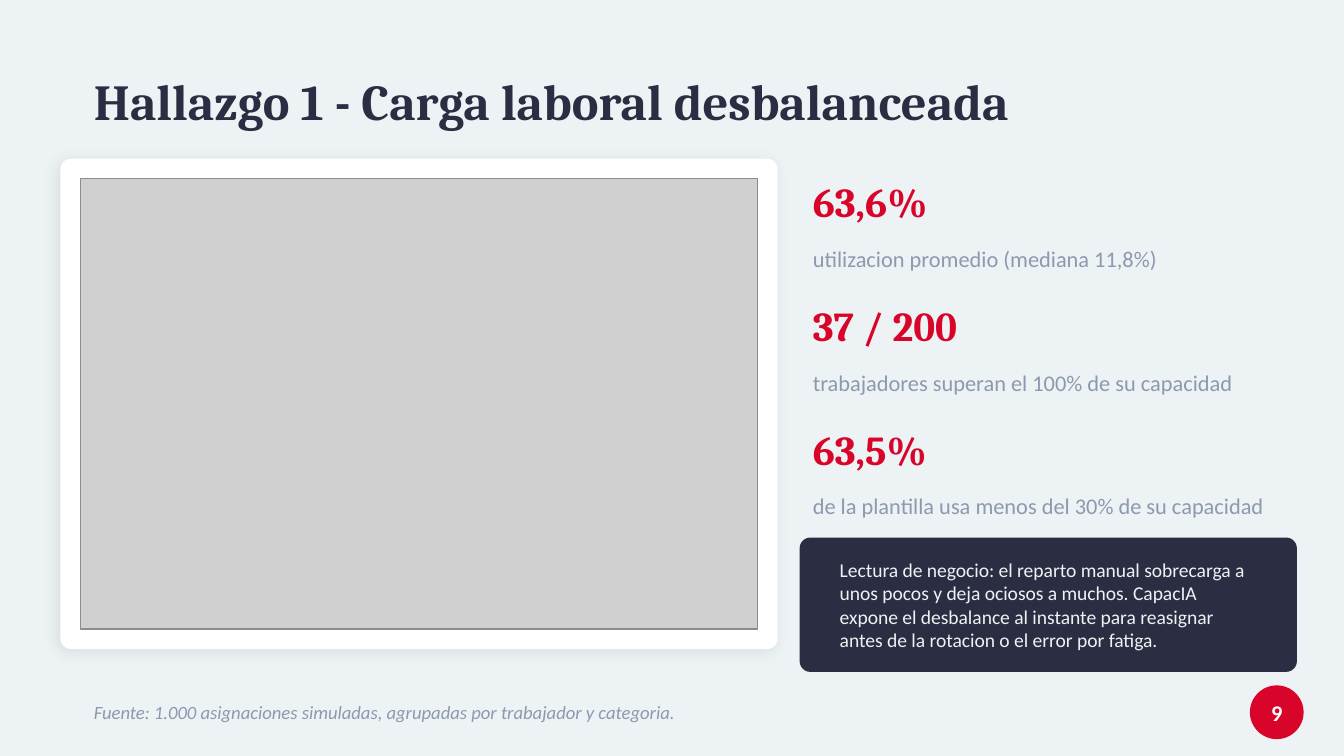
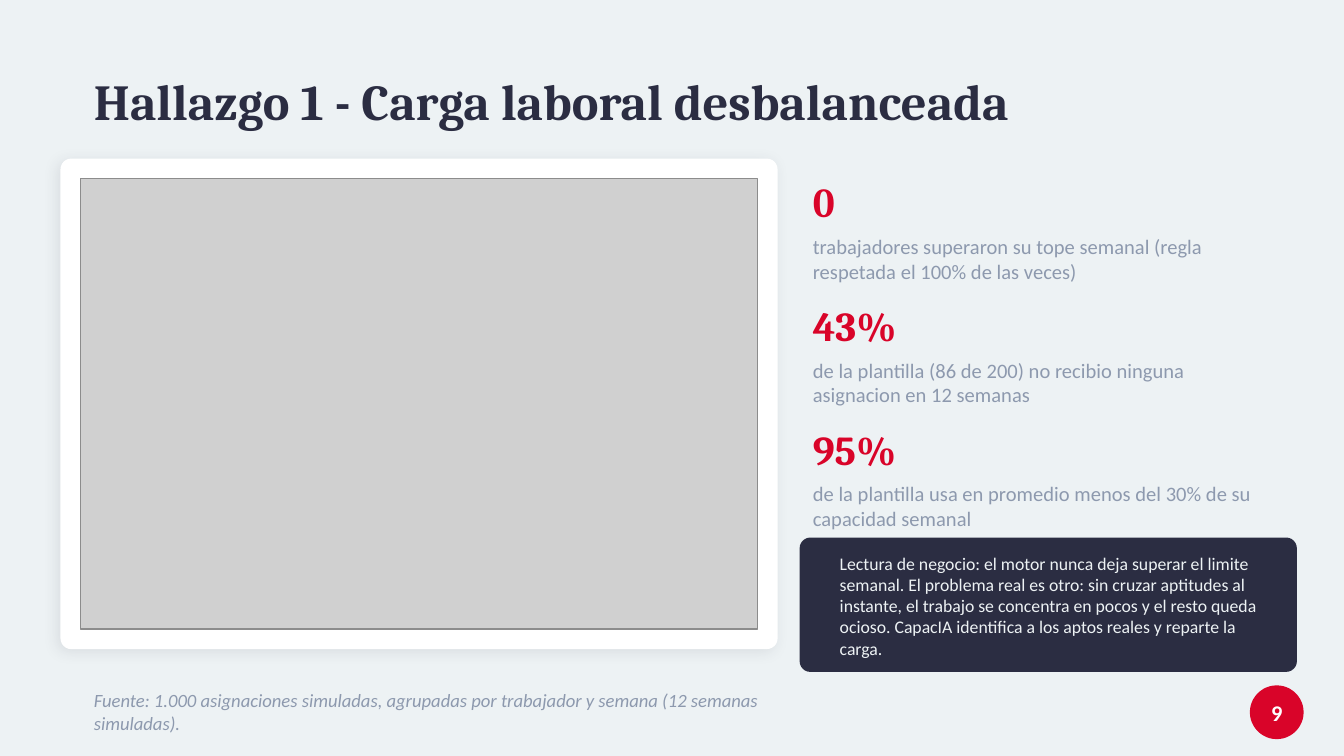
Before and after one commit to tomassalina/tp-gestion-capacidades-inteligente, a slide deck: slide 9 of analisis/presentacion_defensa.pptx. Drawn at 1344x756 pixels with LibreOffice and Linux fonts; fonts in the diff are those of the drawing; grey boxes stand for pictures. Boxes give left, top, right and bottom in pixels: in the first picture for what was removed or moved away, otherwise in the second. Text is boxed around its words. In the diff, an @@ line names an element or a change of style, - is before the commit and + after.

```diff
--- a/analisis/presentacion_defensa.pptx
+++ b/analisis/presentacion_defensa.pptx
@@ text at box(813, 189, 835, 218): text changed @@
-63,6%
+0
@@ text at box(813, 239, 1202, 282): text changed; size 12 to 11 pt @@
-utilizacion promedio (mediana 11,8%)
+trabajadores superaron su tope semanal (regla respetada el 100% de las veces)
@@ text at box(813, 313, 896, 342): text changed @@
-37 / 200
+43%
@@ text at box(813, 363, 1184, 406): text changed; size 12 to 11 pt @@
-trabajadores superan el 100% de su capacidad
+de la plantilla (86 de 200) no recibio ninguna asignacion en 12 semanas
@@ text at box(813, 437, 896, 466): text changed @@
-63,5%
+95%
@@ text at box(813, 487, 1251, 529): text changed; size 12 to 11 pt @@
-de la plantilla usa menos del 30% de su capacidad
+de la plantilla usa en promedio menos del 30% de su capacidad semanal
@@ text at box(840, 557, 1256, 658): text changed; size 10.5 to 9.5 pt @@
-Lectura de negocio: el reparto manual sobrecarga a unos pocos y deja ociosos a muchos. CapacIA expone el desbalance al instante para reasignar antes de la rotacion o el error por fatiga.
+Lectura de negocio: el motor nunca deja superar el limite semanal. El problema real es otro: sin cruzar aptitudes al instante, el trabajo se concentra en pocos y el resto queda ocioso. CapacIA identifica a los aptos reales y reparte la carga.
@@ text at box(94, 694, 758, 732): text changed @@
-Fuente: 1.000 asignaciones simuladas, agrupadas por trabajador y categoria.
+Fuente: 1.000 asignaciones simuladas, agrupadas por trabajador y semana (12 semanas simuladas).
```
Also in this commit, not shown: 1 other slide changed, 6 other files.
